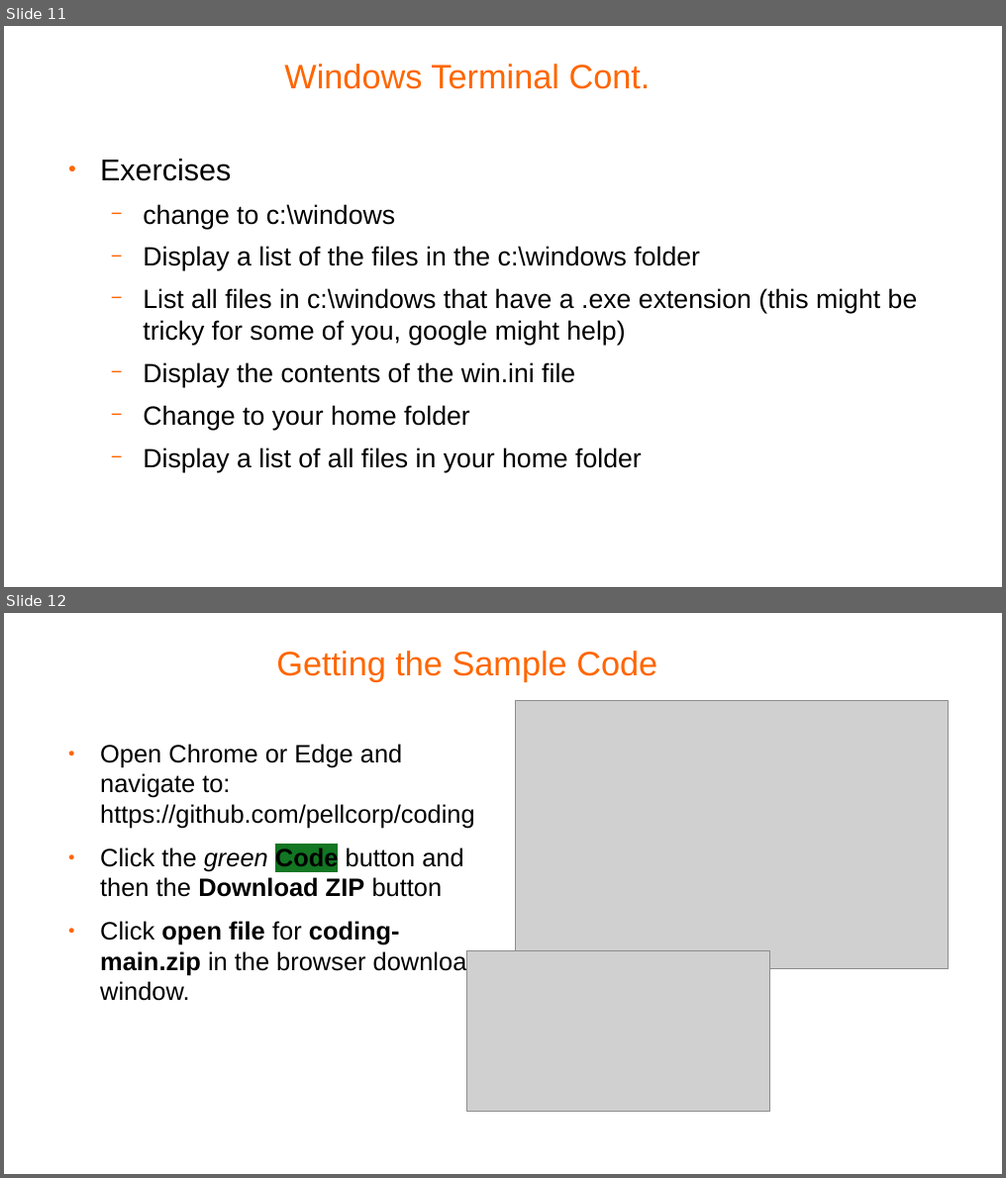
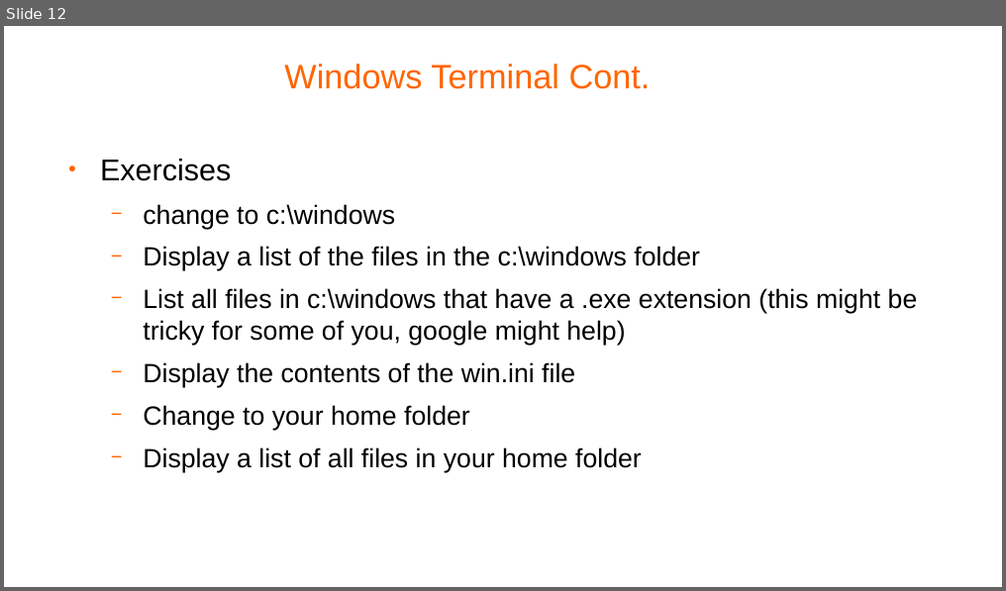
Before and after one commit to pellcorp/coding, a slide deck: docs/windows fundamentals.odp. Shown one above the other, each under a label of ours: slides 11 and 12 before the commit, slide 12 after it. The pictures are 1006x1178 and 1006x591 pixels, drawn with LibreOffice and Linux fonts; fonts in the diff are those of the drawing; grey boxes stand for pictures; background and template pictures are left out. Boxes give left, top, right and bottom in pixels: in the first picture for what was removed or moved away, otherwise in the second. Text is boxed around its words. In the diff, an @@ line names an element or a change of style, - is before the commit and + after.

Commit message:
some extra samples and docs

```diff
--- a/docs/windows fundamentals.odp
+++ b/docs/windows fundamentals.odp
@@ slide 12 removed at bbox=[4, 613, 1002, 1174], background #FFFFFF @@
@@ title removed at bbox=[276, 651, 657, 681] @@
-Getting the Sample Code
@@ picture removed at bbox=[516, 701, 948, 969] @@
@@ text removed at bbox=[100, 744, 481, 1001] @@
-● Open Chrome or Edge and navigate to: https://github.com/pellcorp/coding
-● Click the green Code button and then the Download ZIP button
-● Click open file for coding-main.zip in the browser download window.
@@ picture removed at bbox=[467, 952, 770, 1112] @@
@@ what was slide 11 is now slide 12 @@
```
Also in this commit, not shown: 1 slide added, 5 other slides removed, 3 other files.
